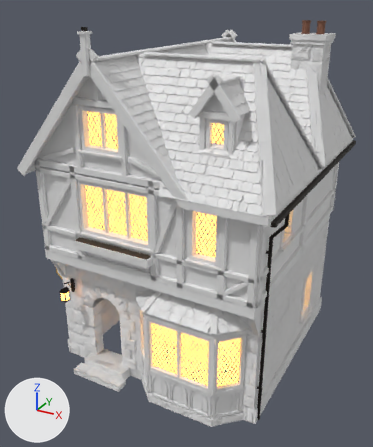
Two versions of the FBX model GameClient/ArtSource/Silverbrook/Townhouse1/SilverbrookTownhouse1.fbx, one commit apart.
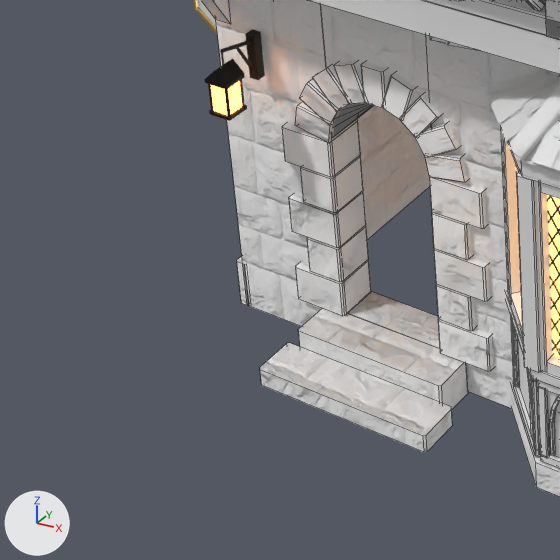
There are two pictures of each version: one whole from a 50 mm lens placed at (6.33, -11.87, 9.52), pointed at (0.0, -0.36, 3.76), one close up on the part from 1% to 41% of the width and 60% to 94% of the height. The lights are fixed; the arrows at lower left show +X, +Y and +Z. The last two pictures show the newer version. The close-ups show mesh edges as thin lines.

The scene before the commit, as lines of its bpy script (objects in view):
```python
me_sm_sbtownhouse1_masonry = bpy.data.meshes.new('SM_SBTownhouse1_Masonry')
me_sm_sbtownhouse1_masonry.from_pydata(...)  # 602 vertices, 444 faces; spans x -2.66..3.18, y -3.36..3.19, z 0.0..8.66
me_sm_sbtownhouse1_masonry.materials.append(mat_sb_townhouse1_ashlar)
me_sm_sbtownhouse1_roof = bpy.data.meshes.new('SM_SBTownhouse1_Roof')
me_sm_sbtownhouse1_roof.from_pydata(...)  # 25782 vertices, 16160 faces; spans x -2.86..3.53, y -3.46..3.5, z 2.67..8.38
# faces by material slot: [15100, 1060]
me_sm_sbtownhouse1_roof.materials.append(mat_sb_slate)
me_sm_sbtownhouse1_roof.materials.append(mat_sb_oaktimber)
me_sm_sbtownhouse1_timber = bpy.data.meshes.new('SM_SBTownhouse1_Timber')
me_sm_sbtownhouse1_timber.from_pydata(...)  # 3422 vertices, 2186 faces; spans x -2.96..3.45, y -3.5..3.5, z 0.22..8.89
# faces by material slot: [2178, 8]
me_sm_sbtownhouse1_timber.materials.append(mat_sb_oaktimber)
me_sm_sbtownhouse1_timber.materials.append(mat_sb_doorboards)
ob_sm_sbtownhouse1_masonry = bpy.data.objects.new('SM_SBTownhouse1_Masonry', me_sm_sbtownhouse1_masonry)
ob_sm_sbtownhouse1_masonry.location = (0.0, 0.0, 0.0)
ob_sm_sbtownhouse1_roof = bpy.data.objects.new('SM_SBTownhouse1_Roof', me_sm_sbtownhouse1_roof)
ob_sm_sbtownhouse1_roof.location = (0.0, 0.0, 0.0)
ob_sm_sbtownhouse1_timber = bpy.data.objects.new('SM_SBTownhouse1_Timber', me_sm_sbtownhouse1_timber)
ob_sm_sbtownhouse1_timber.location = (0.0, 0.0, 0.0)
# also in view: 'SM_SBTownhouse1_Details' at (0.0, -0.01, 4.51)
```
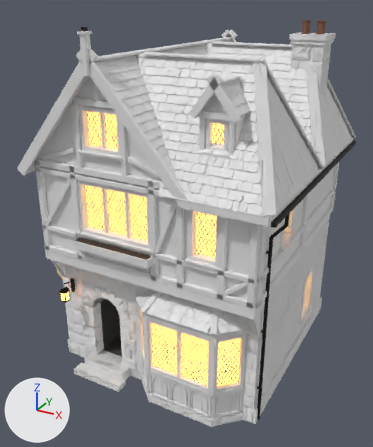
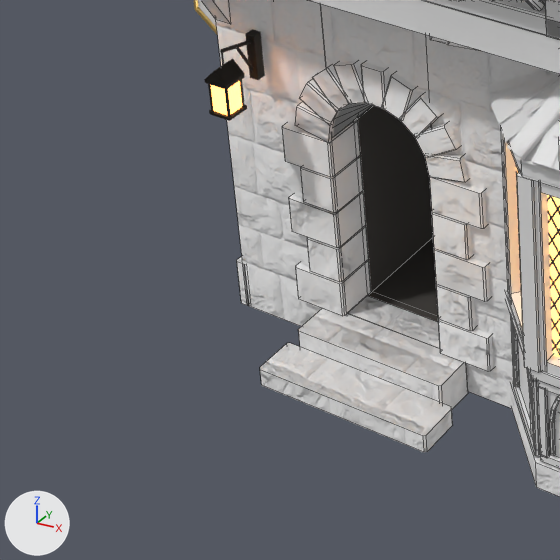
Location of each change, [x1, y1, x2, y2] in pixels of the close-ups (560 x 560 px):
'SM_SBTownhouse1_EntryRooms', added: after [354, 106, 439, 322]

Patch to the scene script:
```diff
--- a/GameClient/ArtSource/Silverbrook/Townhouse1/SilverbrookTownhouse1.fbx.py
+++ b/GameClient/ArtSource/Silverbrook/Townhouse1/SilverbrookTownhouse1.fbx.py
@@ mat_sb_entryroom @@
+mat_sb_entryroom = principled_material('SB_EntryRoom')
+mat_sb_entryroom.base_color = (0.05, 0.045, 0.04)  # dark grey #3f3c38
+mat_sb_entryroom.roughness = 0.95
@@ me_sm_sbtownhouse1_entryrooms @@
+me_sm_sbtownhouse1_entryrooms.from_pydata([(-1.58, -1.05, 0.3), (-0.7, -1.05, 0.3), (-0.7, -1.05, 2.3), (-1.58, -1.05, 2.3), (-1.58, -2.44, 0.3), (-1.58, -2.44, 2.3), (-0.7, -2.44, 2.3), (-0.7, -2.44, 0.3)], [], [(0, 1, 2, 3), (4, 0, 3, 5), (6, 2, 1, 7), (4, 7, 1, 0), (3, 2, 6, 5)])
+me_sm_sbtownhouse1_entryrooms.materials.append(mat_sb_entryroom)  # dark grey #3f3c38
@@ ob_sm_sbtownhouse1_entryrooms @@
+ob_sm_sbtownhouse1_entryrooms = bpy.data.objects.new('SM_SBTownhouse1_EntryRooms', me_sm_sbtownhouse1_entryrooms)
+ob_sm_sbtownhouse1_entryrooms.location = (0.0, 0.0, 0.0)
```
